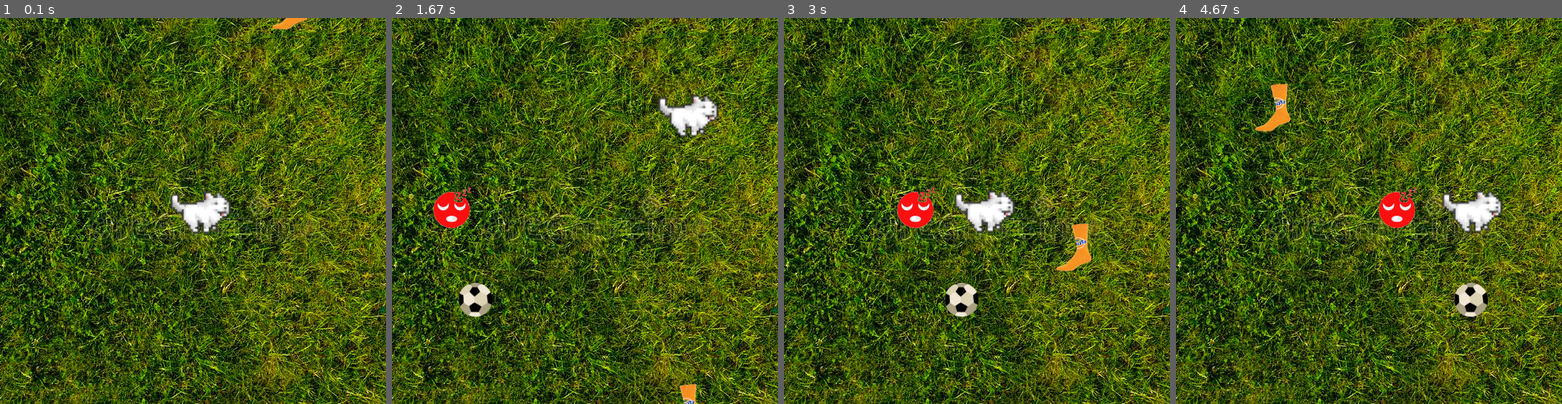
Above: before the commit, frames 1-4 (left to right).
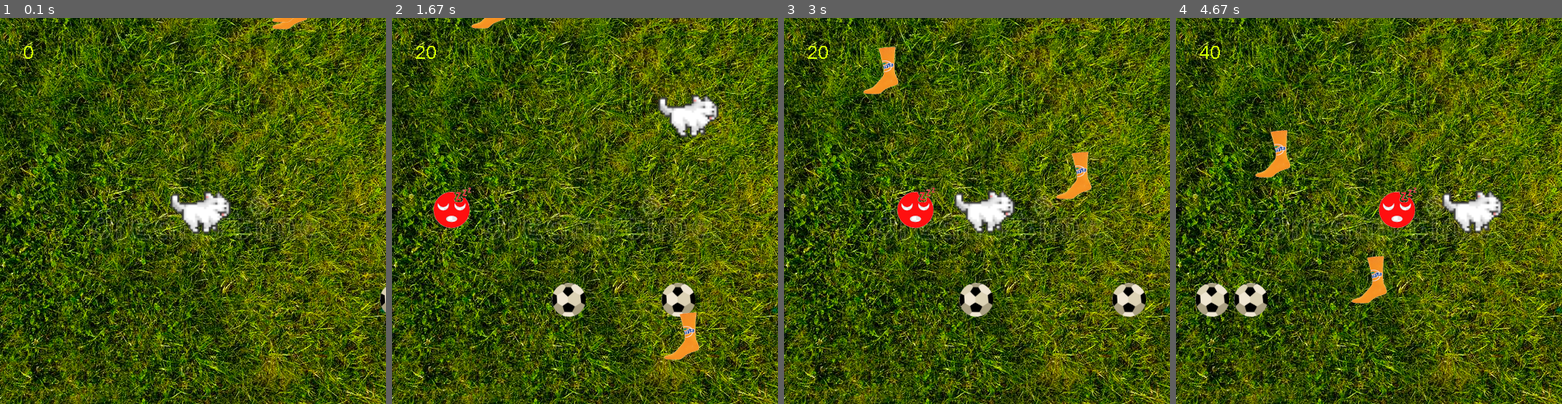
Above: after the commit, the same moments.

Repository: alx-rg/pygame-acs1111
Game: pygame game, started from code/pygame-acs1111/game.py
Two runs of this game, one before a commit and one after it. Both use one fixed random seed, a clock stepped at 60 frames per second and the inputs below.
Inputs:
- Up to frame 1 (0.1 s): no input
- Up to frame 2 (1.67 s): hold Right 0.33-0.8 s; hold Up 0.83-1.13 s; hold Right 1.17-1.63 s
- Up to frame 3 (3 s): hold Left 1.67-2.2 s; hold Down 2.23-2.53 s
- Up to frame 4 (4.67 s): hold Up 3-3.37 s; hold Right 3.4-4.03 s; hold Down 4.07-4.43 s

The runs differ from the first frame. In frame 1, 0.2% of the frame differs, in the area x 6-100%, y 0-77%; in frame 2, 2.7%; in frame 3, 3.1%; in frame 4, 3.4%, in the area x 5-81%, y 7-78%.

Commit message:
added Score

Diff:
--- /dev/null
+++ b/code/pygame-acs1111/ScoreBoard.py
@@ -0,0 +1,31 @@
+import pygame
+
+class ScoreBoard(pygame.sprite.Sprite):
+  def __init__(self, x, y, score):
+    super(ScoreBoard, self).__init__()
+    self.score = score
+    self.show_score = score
+    self.font = pygame.font.SysFont('Arial', 25)
+    self.surf = self.font.render(f"{self.score}", False, (204, 255, 0))
+    self.dx = 0
+    self.dy = 0
+    self.y = y
+    self.x = x
+
+  def update(self, points):
+    self.score += points
+
+  def move(self):
+    self.x += self.dx
+    self.y += self.dy
+
+  def render(self, screen):
+    if self.score < self.show_score:
+      self.show_score -= 1
+    elif self.score > self.show_score:
+      self.show_score +=1
+    self.surf = self.font.render(f"{self.show_score}", False, (204, 255, 0))
+    screen.blit(self.surf, (self.x, self.y))
+
+  def reset(self):
+    self.score = 0
--- a/code/pygame-acs1111/bomb.py
+++ b/code/pygame-acs1111/bomb.py
@@ -13,12 +13,6 @@
     self.y += self.dy
     if self.y > 500 or self.y < -64 or self.x > 500 or self.x < -64:
       self.reset()
-
-  # def move(self):
-  #   self.y += self.dy
-  #   self.x += self.dx
-  #   if self.y > 500:
-  #     self.reset()
 
   def reset(self):
     random_direction = randint(1,4)
@@ -43,19 +37,3 @@
       self.x = choice(lanes)
       self.dy = ((randint(0, 200) / 100) + 1) * -1
       self.dx = 0
-
-
-    # self.direction = randint(1, 4)
-    # randomDirection = randint(-64, 500)
-    # lanes = [93, 218, 343]
-    # spawn = randint(0,2)
-    # self.x = (lanes[spawn])
-    # self.y = randomDirection
-    # if self.direction == 1:
-    #     self.y = -64
-    # if self.direction == 2:
-    #     self.y = 500
-    # if self.direction == 3:
-    #     self.x = -64
-    # if self.direction == 4:
-    #     self.x = 500
--- a/code/pygame-acs1111/game.py
+++ b/code/pygame-acs1111/game.py
@@ -6,6 +6,7 @@
 from ball import Ball
 from player import Player
 from sock import Sock
+from ScoreBoard import ScoreBoard
 
 pygame.init()
 
@@ -27,17 +28,23 @@
 all_sprites.add(ball)
 fruit_sprites.add(ball)
 
+ball1 = Ball()
+all_sprites.add(ball1)
+fruit_sprites.add(ball1)
+
 sock = Sock()
 all_sprites.add(sock)
 fruit_sprites.add(sock)
 
+sock1 = Sock()
+all_sprites.add(sock1)
+fruit_sprites.add(sock1)
+
 player = Player()
 all_sprites.add(player)
 
-#surf = pygame.Surface((50, 50))
-#surf.fill((255,111, 33))
-#box = GameObject(120, 300, 50, 50)
-
+score = ScoreBoard(30, 30, 0)
+all_sprites.add(score)
 
 # Create a game loop
 running = True
@@ -65,8 +72,6 @@
 
         print('SPACE')
 
-
-
   # Clear the screen
   screen.fill((255, 255, 255))
   screen.blit(background, (0, 0))
@@ -77,34 +82,16 @@
   fruit = pygame.sprite.spritecollideany(player, fruit_sprites)
   if fruit:
     fruit.reset()
+    score.update(10)
 
   bomb_fruit = pygame.sprite.spritecollideany(bomb, fruit_sprites)
   if bomb_fruit:
     bomb_fruit.reset()
-
+    score.update(-20)
 
   if pygame.sprite.collide_rect(player, bomb):
     running = False
 
-
-  # bomb = pygame.sprite.spritecollideany(player, bomb_sprites)
-  # if bomb:
-  #   all_sprites.reset()
-
-  # sock.move()
-  # sock.render(screen)
-
-  # ball.move()
-  # ball.render(screen)
-
-  # player.move()
-  # player.render(screen)
-
-  # Draw the surface
-
-  # truck.render(screen)
-
-
   # Update the display
   pygame.display.flip()
   clock.tick(60)
